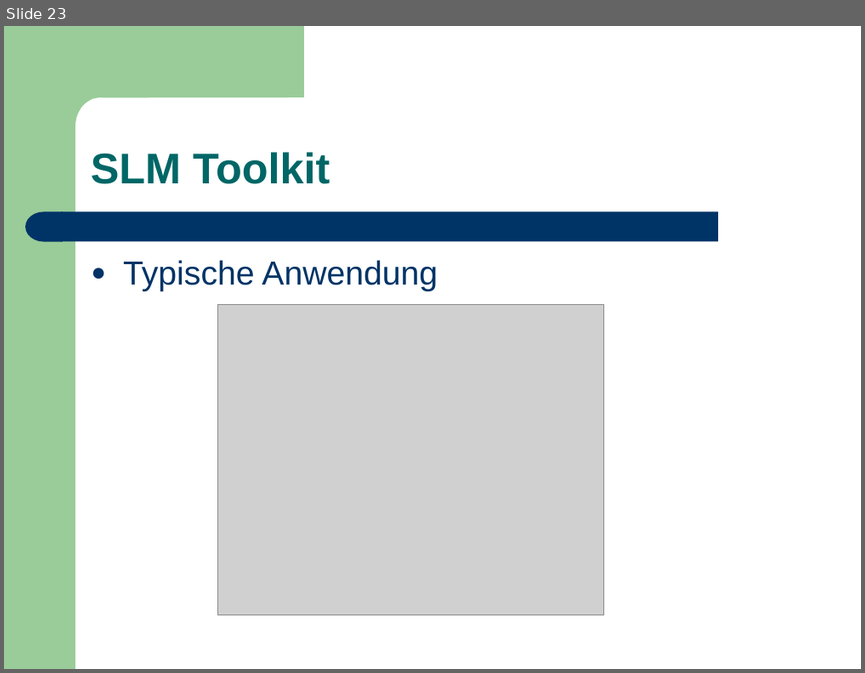
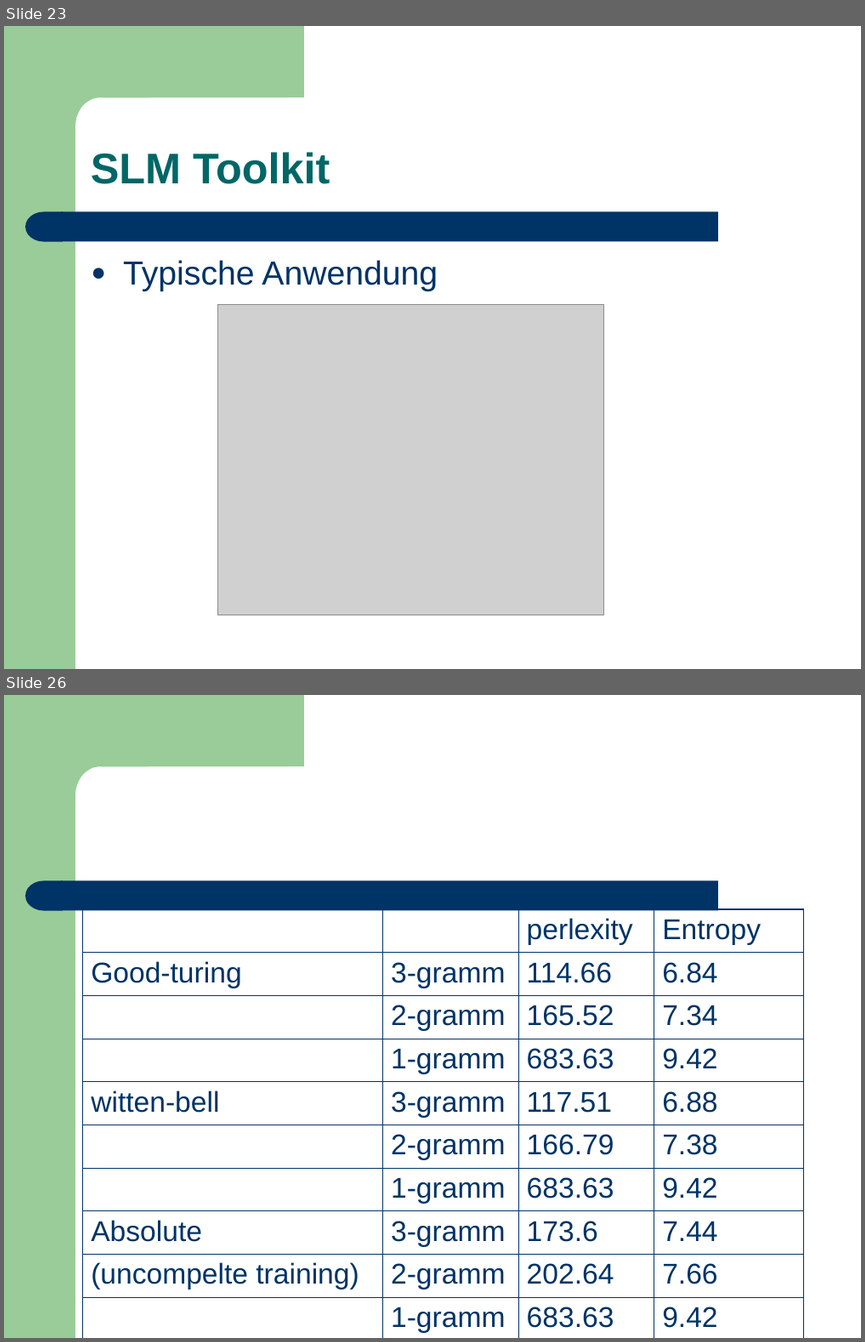
Before and after one commit to leonard117/arbeittet, a slide deck: ARS/doc/Training_Sprachmodell.ppt. Shown one above the other, each under a label of ours: slide 23 before the commit, slides 23 and 26 after it; the slides between them are not shown. The pictures are 865x673 and 865x1342 pixels, drawn with LibreOffice and Linux fonts; fonts in the diff are those of the drawing; grey boxes stand for pictures. Boxes give left, top, right and bottom in pixels: in the first picture for what was removed or moved away, otherwise in the second. Text is boxed around its words. In the diff, an @@ line names an element or a change of style, - is before the commit and + after.

```diff
--- a/ARS/doc/Training_Sprachmodell.ppt
+++ b/ARS/doc/Training_Sprachmodell.ppt
@@ slide 26 added at [4, 695, 861, 1338], background #FFFFFF; not listed: 4 template elements that a slide beside it also shows @@
@@ table added at [83, 909, 803, 1336], 10 rows, 4 columns @@
+ |  | perlexity | Entropy
+Good-turing | 3-gramm | 114.66 | 6.84
+ | 2-gramm | 165.52 | 7.34
+ | 1-gramm | 683.63 | 9.42
+witten-bell | 3-gramm | 117.51 | 6.88
+ | 2-gramm | 166.79 | 7.38
+ | 1-gramm | 683.63 | 9.42
+Absolute | 3-gramm | 173.6 | 7.44
+(uncompelte training) | 2-gramm | 202.64 | 7.66
+ | 1-gramm | 683.63 | 9.42
```
Also in this commit, not shown: 3 slides changed, 2 other slides added, 2 slides removed.
